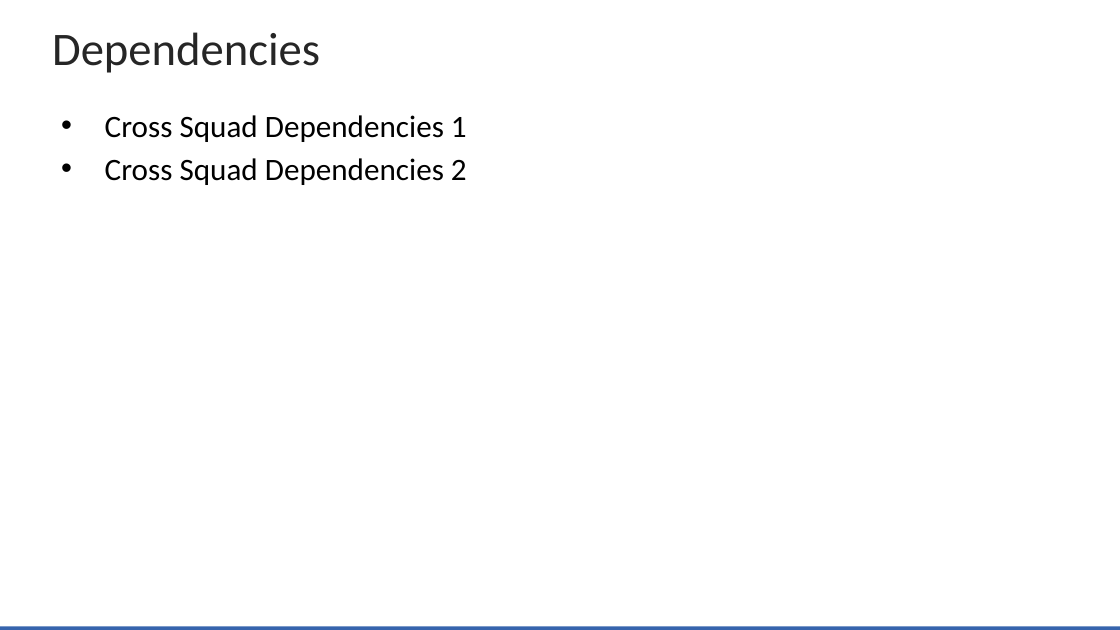
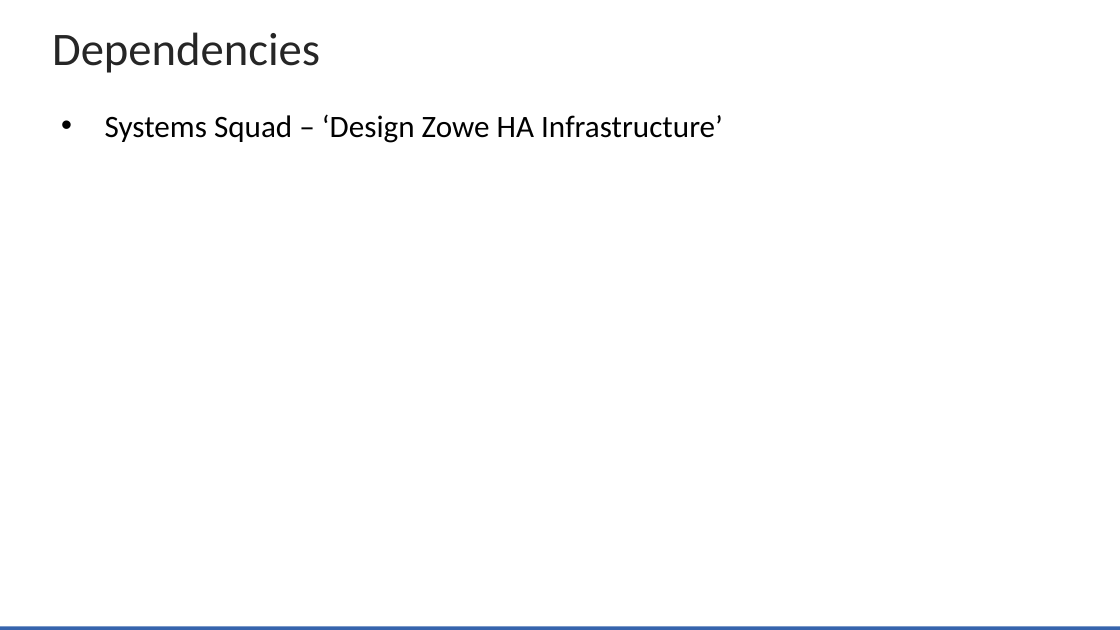
Before and after one commit to zowe/community, a slide deck: slide 5 of Project Management/20PI3 Planning/Zowe Community Squad Focus for 20PI3.pptx. Drawn at 1120x630 pixels with LibreOffice and Linux fonts; fonts in the diff are those of the drawing; background and template pictures are left out. Boxes give left, top, right and bottom in pixels: in the first picture for what was removed or moved away, otherwise in the second. Text is boxed around its words. In the diff, an @@ line names an element or a change of style, - is before the commit and + after.

```diff
--- a/Project Management/20PI3 Planning/Zowe Community Squad Focus for 20PI3.pptx
+++ b/Project Management/20PI3 Planning/Zowe Community Squad Focus for 20PI3.pptx
@@ text at box(105, 114, 723, 143): text changed @@
-• Cross Squad Dependencies 1
-• Cross Squad Dependencies 2
+• Systems Squad – ‘Design Zowe HA Infrastructure’
```
Also in this commit, not shown: 1 other slide changed.
